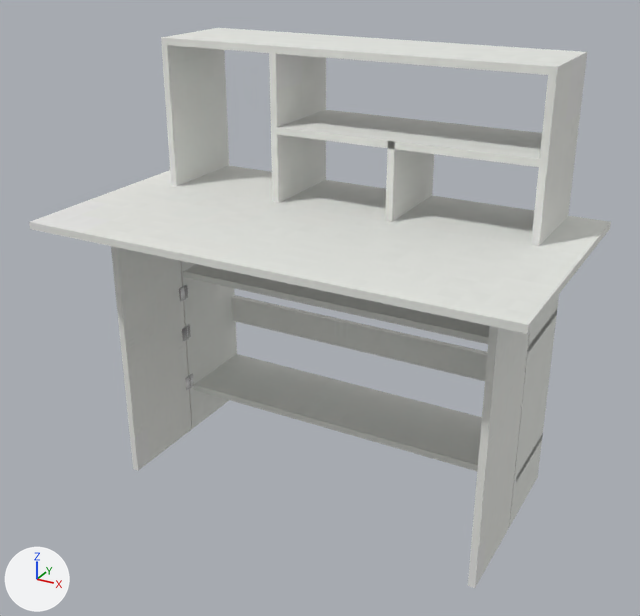
Two versions of the OBJ model app/src/main/assets/Data/models/study_table.obj, one commit apart.
One viewpoint serves both versions: a 50 mm lens placed at (41.6, -85.5, 39.2), pointed at (0.2, -10.2, 1.6). Arrows for +X, +Y and +Z are at lower left; the lights stay in place. Where no turn or scale is listed for an object, it has been applied to the vertices.

Script lines for the objects in view, before the commit:
```python
me_box004_1 = bpy.data.meshes.new('Box004_1')
me_box004_1.from_pydata(...)  # 80 vertices, 152 faces; spans x -26.0..25.9, y -24.0..4.6, z 10.2..10.9
me_box004_1.materials.append(mat_material_001)  # picture img_st_jpg
me_box006_1 = bpy.data.meshes.new('Box006_1')
me_box006_1.from_pydata(...)  # 272 vertices, 512 faces; spans x -21.7..21.6, y -6.2..4.6, z -21.5..27.4
me_box006_1.materials.append(mat_material_004)  # picture img_st_jpg
me_box012_1 = bpy.data.meshes.new('Box012_1')
me_box012_1.from_pydata(...)  # 144 vertices, 272 faces; spans x -21.7..21.6, y -6.1..4.6, z -16.2..10.9
me_box012_1.materials.append(mat_material_005)  # picture img_st_jpg
me_box016_1 = bpy.data.meshes.new('Box016_1')
me_box016_1.from_pydata(...)  # 32 vertices, 60 faces; spans x -21.7..-20.9, y -17.2..-6.4, z -21.5..10.9
me_box016_1.materials.append(mat_material_003)  # picture img_st_jpg
me_box017_1 = bpy.data.meshes.new('Box017_1')
me_box017_1.from_pydata(...)  # 32 vertices, 60 faces; spans x 20.8..21.6, y -17.2..-6.4, z -21.5..10.9
me_box017_1.materials.append(mat_material_002)  # picture img_st_jpg
ob_box004_1 = bpy.data.objects.new('Box004_1', me_box004_1)
ob_box004_1.location = (0.0, 0.0, 0.0)
ob_box006_1 = bpy.data.objects.new('Box006_1', me_box006_1)
ob_box006_1.location = (0.0, 0.0, 0.0)
ob_box012_1 = bpy.data.objects.new('Box012_1', me_box012_1)
ob_box012_1.location = (0.0, 0.0, 0.0)
ob_box016_1 = bpy.data.objects.new('Box016_1', me_box016_1)
ob_box016_1.location = (0.0, 0.0, 0.0)
ob_box017_1 = bpy.data.objects.new('Box017_1', me_box017_1)
ob_box017_1.location = (0.0, 0.0, 0.0)
```
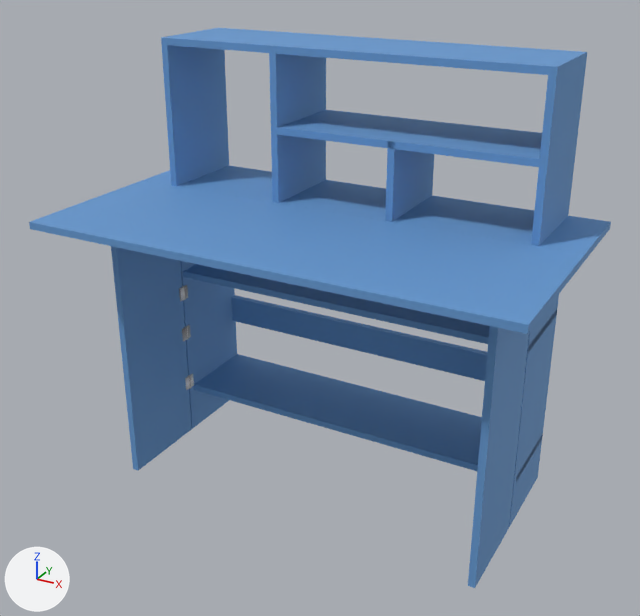
The newer file is also rescaled (x0.909), turned or shifted as a whole; pictures and numbers use the older file's frame.

The change, as JSON lines over the scene's bpy script:
```json
{"op": "add", "block": "mat_material", "code": ["mat_material = principled_material('Material')", "mat_material.base_color = (0.13, 0.318, 0.64)  # blue #6599d1", "mat_material.roughness = 0.69"]}
{"block": "me_box004_1", "where": "me_box004_1.from_pydata(...)  # 80 vertices, 152 faces; spans x -26.0..25.9, y -24.0..4.6, z 10.2..10.9"}
{"op": "remove", "block": "me_box004_1", "code": "me_box004_1.materials.append(mat_material_001)  # picture img_st_jpg"}
{"op": "add", "block": "me_box004_1", "code": "me_box004_1.materials.append(mat_material)  # blue #6599d1"}
{"block": "me_box006_1", "where": "me_box006_1.from_pydata(...)  # 272 vertices, 512 faces; spans x -21.7..21.6, y -6.2..4.6, z -21.5..27.4"}
{"op": "remove", "block": "me_box006_1", "code": "me_box006_1.materials.append(mat_material_004)  # picture img_st_jpg"}
{"op": "add", "block": "me_box006_1", "code": "me_box006_1.materials.append(mat_material)  # blue #6599d1"}
{"block": "me_box012_1", "where": "me_box012_1.from_pydata(...)  # 144 vertices, 272 faces; spans x -21.7..21.6, y -6.1..4.6, z -16.2..10.9"}
{"op": "remove", "block": "me_box012_1", "code": "me_box012_1.materials.append(mat_material_005)  # picture img_st_jpg"}
{"op": "add", "block": "me_box012_1", "code": "me_box012_1.materials.append(mat_material)  # blue #6599d1"}
{"block": "me_box016_1", "where": "me_box016_1.from_pydata(...)  # 32 vertices, 60 faces; spans x -21.7..-20.9, y -17.2..-6.4, z -21.5..10.9"}
{"op": "remove", "block": "me_box016_1", "code": "me_box016_1.materials.append(mat_material_003)  # picture img_st_jpg"}
{"op": "add", "block": "me_box016_1", "code": "me_box016_1.materials.append(mat_material)  # blue #6599d1"}
{"block": "me_box017_1", "where": "me_box017_1.from_pydata(...)  # 32 vertices, 60 faces; spans x 20.8..21.6, y -17.2..-6.4, z -21.5..10.9"}
{"op": "remove", "block": "me_box017_1", "code": "me_box017_1.materials.append(mat_material_002)  # picture img_st_jpg"}
{"op": "add", "block": "me_box017_1", "code": "me_box017_1.materials.append(mat_material)  # blue #6599d1"}
```

Pixel boxes [x1, y1, x2, y2] of what changed, in the pictures (640 x 616 px):
```json
{"object": "Box006_1", "change": "recoloured", "before": [161, 28, 587, 527], "after": [161, 28, 587, 527], "on screen": "grey to blue"}
{"object": "Box004_1", "change": "recoloured", "before": [29, 166, 611, 334], "after": [29, 166, 611, 334], "on screen": "white to blue"}
{"object": "Box012_1", "change": "recoloured", "before": [183, 264, 557, 479], "after": [183, 264, 557, 479], "on screen": "grey to blue"}
{"object": "Box016_1", "change": "recoloured", "before": [111, 246, 192, 470], "after": [111, 246, 192, 470], "on screen": "grey to blue"}
{"object": "Box017_1", "change": "recoloured", "before": [468, 326, 529, 588], "after": [468, 326, 529, 588], "on screen": "grey to blue"}
```
